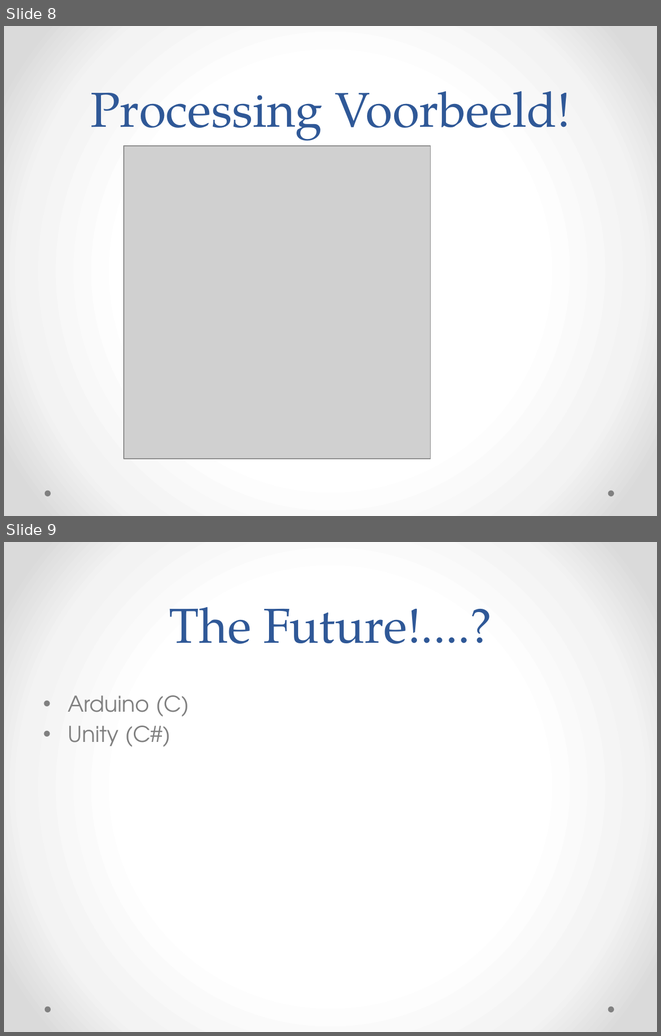
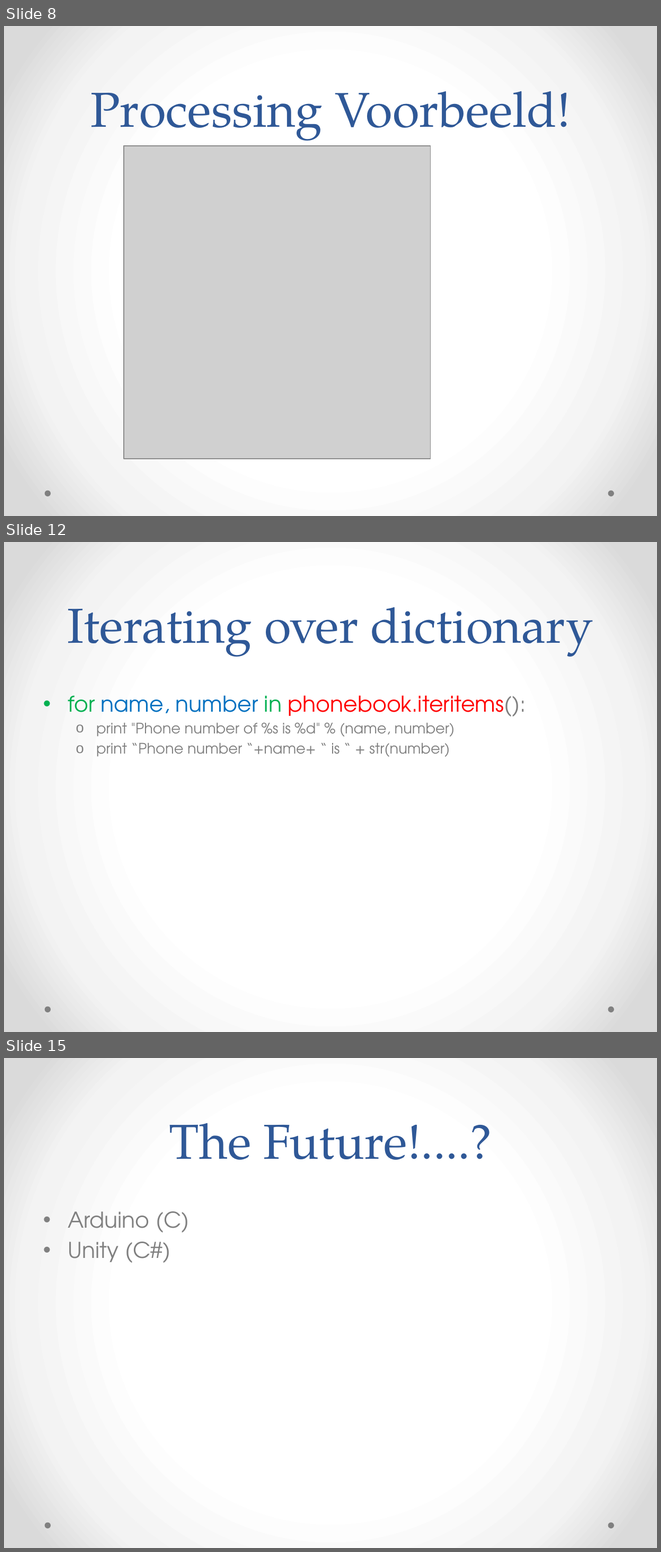
Before and after one commit to vmuijrers/EmpoweringCreativeThinkingThroughProgramming, a slide deck: Slides/ECTTP_Les_10_Overview.pptx. Shown one above the other, each under a label of ours: slides 8 and 9 before the commit, slides 8, 12 and 15 after it; the slides between them are not shown. The pictures are 661x1036 and 661x1552 pixels, drawn with LibreOffice and Linux fonts; fonts in the diff are those of the drawing; grey boxes stand for pictures. Boxes give left, top, right and bottom in pixels: in the first picture for what was removed or moved away, otherwise in the second. Text is boxed around its words. In the diff, an @@ line names an element or a change of style, - is before the commit and + after.

```diff
--- a/Slides/ECTTP_Les_10_Overview.pptx
+++ b/Slides/ECTTP_Les_10_Overview.pptx
@@ slide 12 added at (4,542,657,1032), background gradient #FFFFFF to #F4F4F4 to #DADADA; not listed: 2 template elements that a slide beside it also shows @@
@@ title added at (68,607,593,656), 54 pt, text #2F5897 @@
+Iterating over dictionary
@@ text added at (68,695,526,757), 16 pt, text #808080 @@
+• for name, number in phonebook.iteritems():
+  o print "Phone number of %s is %d" % (name, number)
+  o print “Phone number “+name+ “ is “ + str(number)
@@ what was slide 9 is now slide 15 @@
```
Also in this commit, not shown: 1 slide changed, 6 other slides added.
